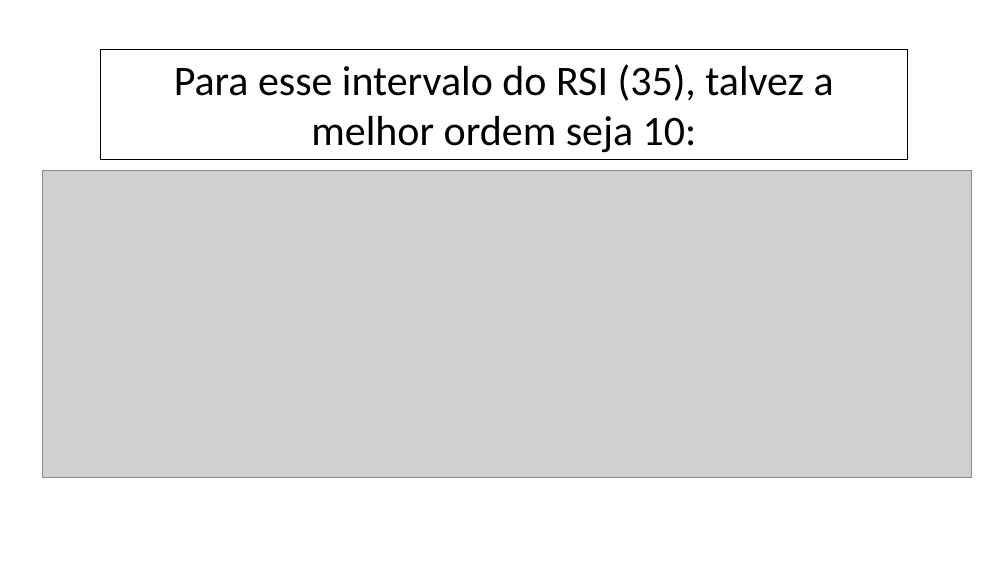
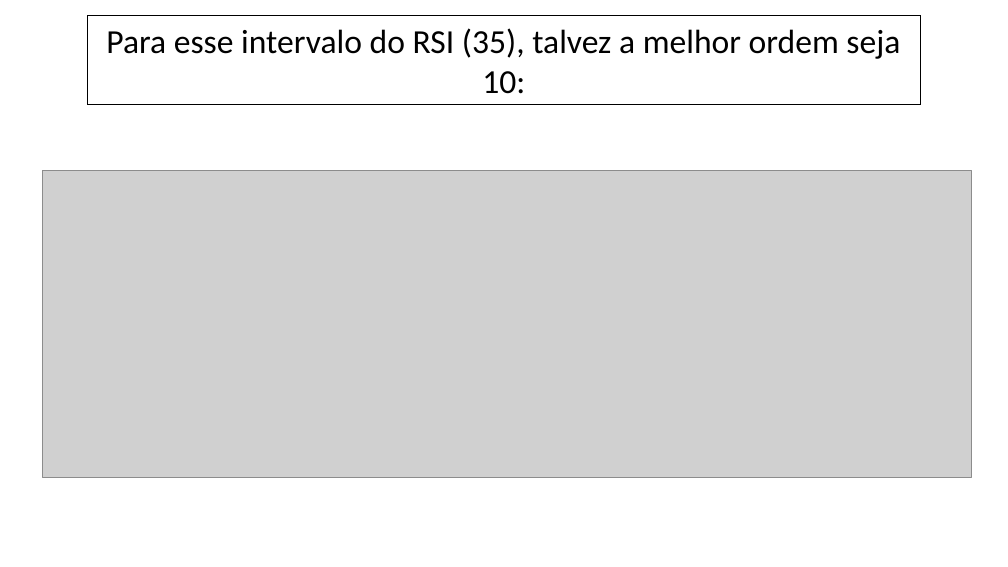
Before and after one commit to fabiomcdc/Projeto_Linhas_de_Tendencia_RSI, a slide deck: slide 25 of planilhas e ppts/PPT_linhas_de_tendencias.pptx (slide 15 before the commit). Drawn at 1008x567 pixels with LibreOffice and Linux fonts; fonts in the diff are those of the drawing; grey boxes stand for pictures. Boxes give left, top, right and bottom in pixels: in the first picture for what was removed or moved away, otherwise in the second. Text is boxed around its words. In the diff, an @@ line names an element or a change of style, - is before the commit and + after.

```diff
--- a/planilhas e ppts/PPT_linhas_de_tendencias.pptx
+++ b/planilhas e ppts/PPT_linhas_de_tendencias.pptx
@@ rectangle "Para esse intervalo do RSI ...": place and size @@
-rectangle "Para esse intervalo do RSI ..." at (101, 50, 907, 160)
+rectangle "Para esse intervalo do RSI ..." at (87, 16, 920, 105)
@@ rectangle "Para esse intervalo do RSI ..." at (87, 16, 920, 105): size 40 to 32 pt @@
```
Also in this commit, not shown: 14 other slides changed, 15 slides added, 42 other files.
